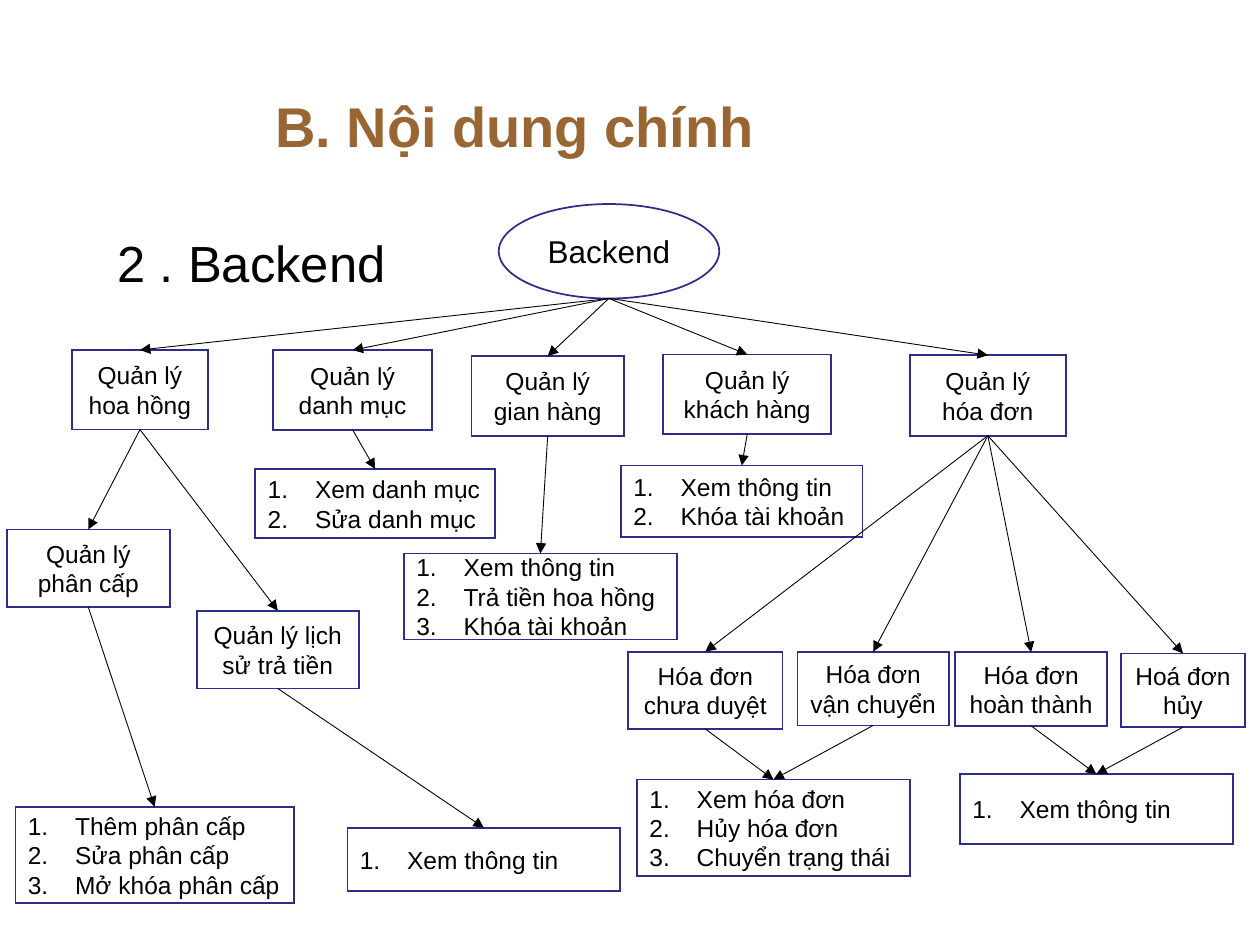
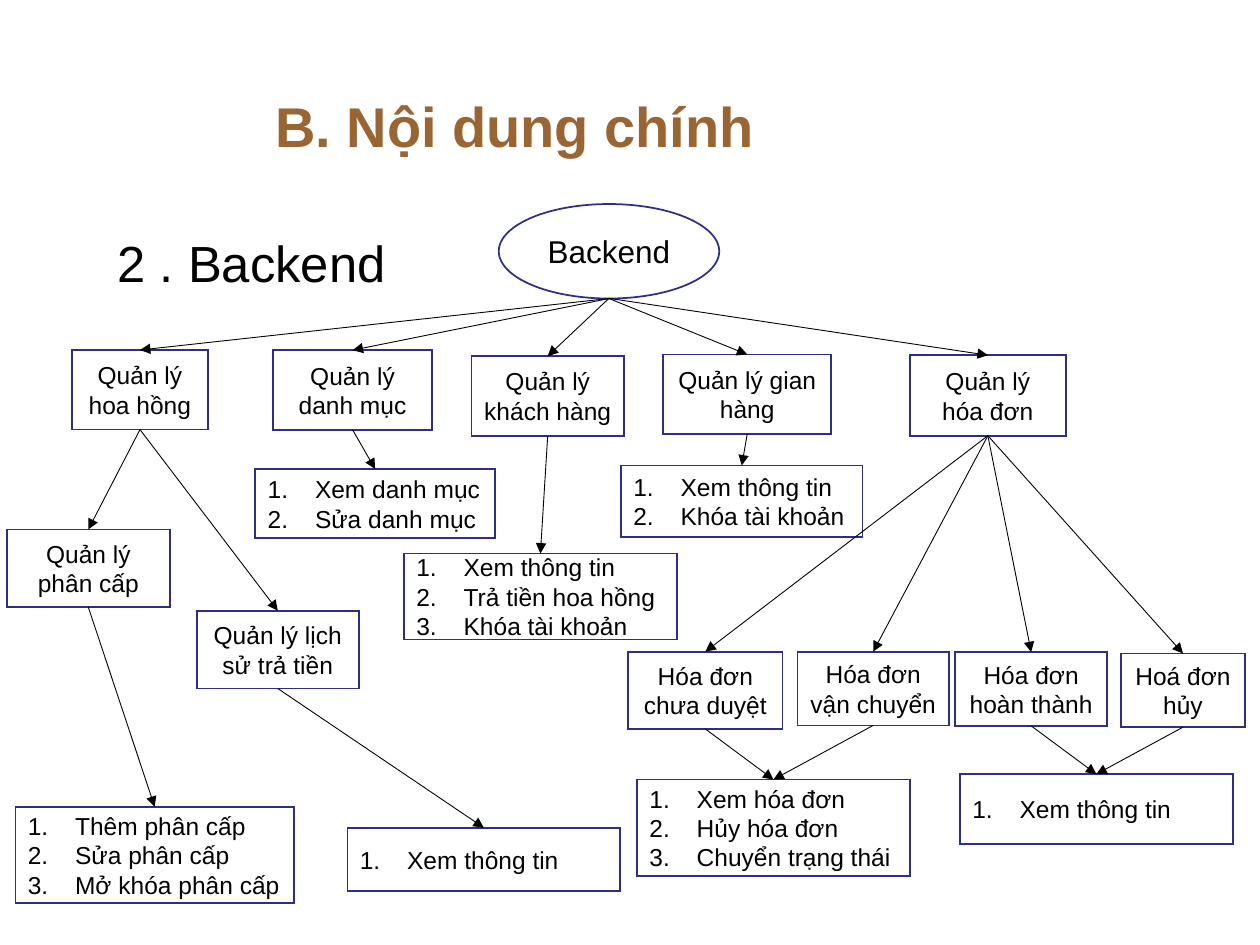
Before and after one commit to khanhpro1996ct/luanvanTN, a slide deck: slide 16 of SlideBaoCaoLVTN_NguyenQuocKhanh.pptx. Drawn at 1260x945 pixels with LibreOffice and Linux fonts; fonts in the diff are those of the drawing; background and template pictures are left out. Boxes give left, top, right and bottom in pixels: in the first picture for what was removed or moved away, otherwise in the second. Text is boxed around its words. In the diff, an @@ line names an element or a change of style, - is before the commit and + after.

```diff
--- a/SlideBaoCaoLVTN_NguyenQuocKhanh.pptx
+++ b/SlideBaoCaoLVTN_NguyenQuocKhanh.pptx
@@ text in rectangle at bbox=[484, 371, 611, 425]: text changed @@
-Quản lý gian hàng
+Quản lý khách hàng
@@ text in rectangle at bbox=[678, 370, 816, 423]: text changed @@
-Quản lý khách hàng
+Quản lý gian hàng
```
Also in this commit, not shown: 2 other slides changed, 23 other files.
